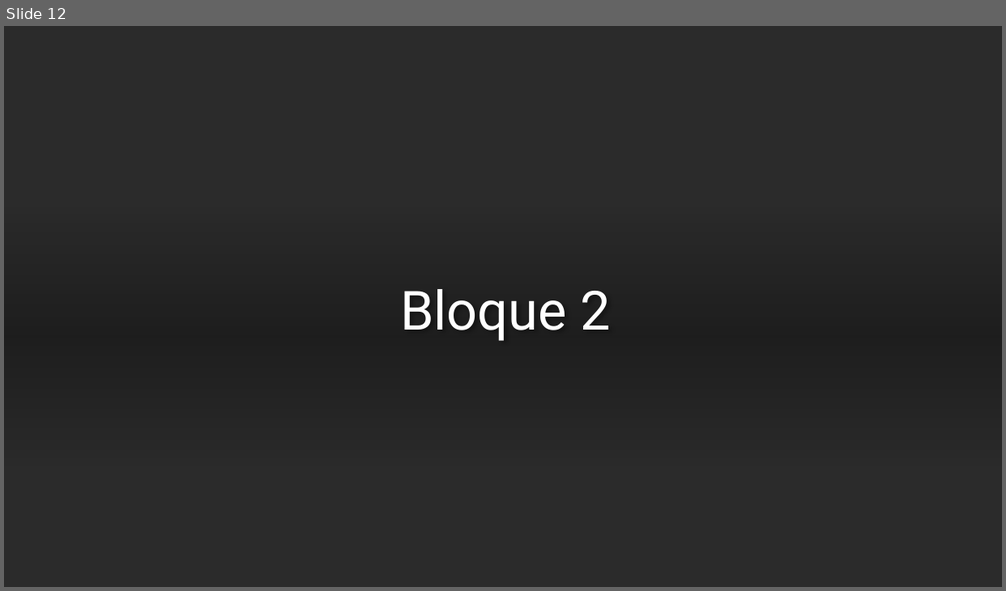
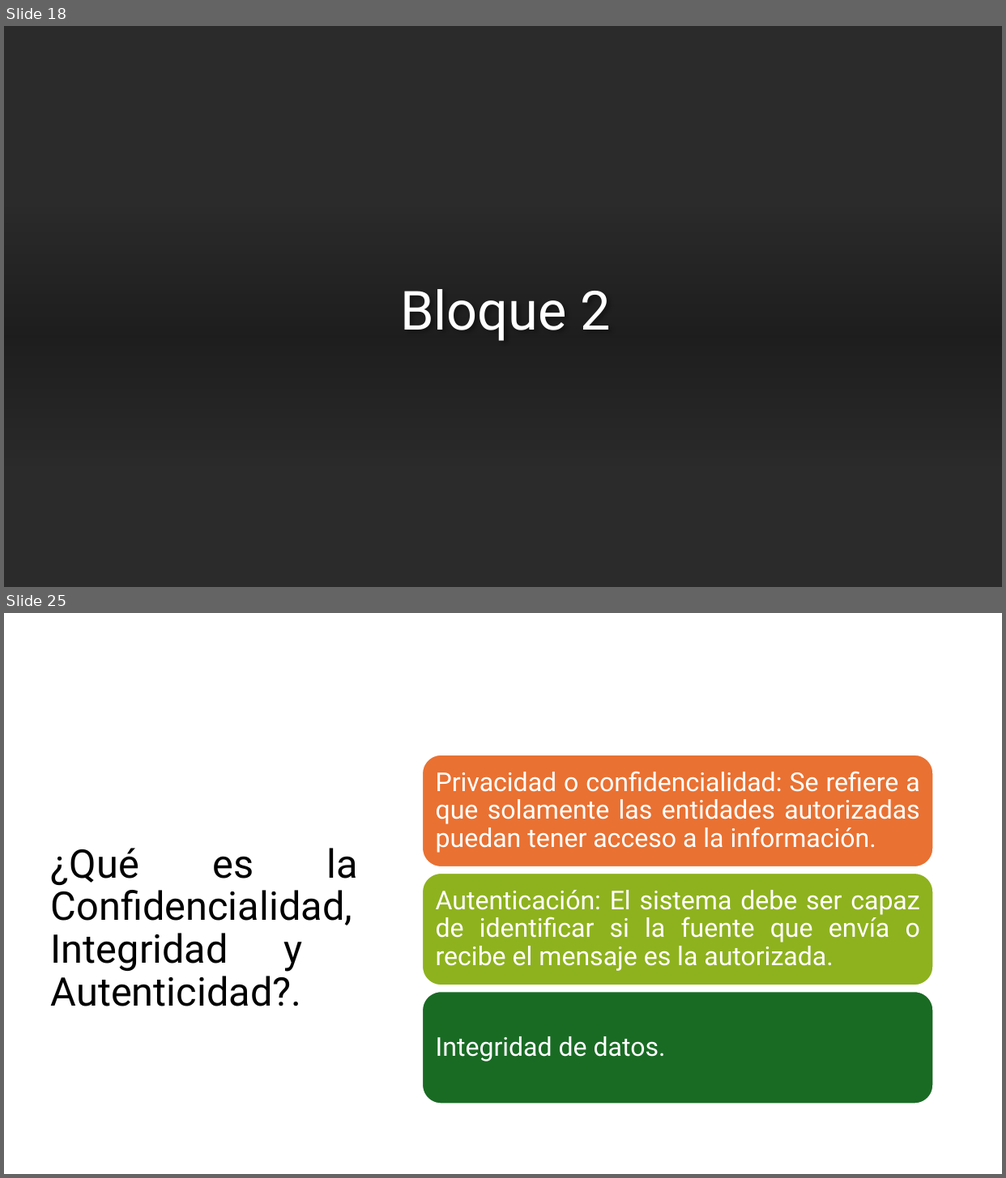
Before and after one commit to AlexPs06/CienciaViva2025-ICAP, a slide deck: Cifrado-Imagenes.pptx. Shown one above the other, each under a label of ours: slide 12 before the commit, slides 18 and 25 after it; the slides between them are not shown. The pictures are 1006x591 and 1006x1178 pixels, drawn with LibreOffice and Linux fonts; fonts in the diff are those of the drawing; background and template pictures are left out; a plain dark background stands for a picture behind light text. Boxes give left, top, right and bottom in pixels: in the first picture for what was removed or moved away, otherwise in the second. Text is boxed around its words. In the diff, an @@ line names an element or a change of style, - is before the commit and + after.

```diff
--- a/Cifrado-Imagenes.pptx
+++ b/Cifrado-Imagenes.pptx
@@ slide 25 added at bbox=[4, 613, 1002, 1174], background #FFFFFF @@
@@ title added at bbox=[51, 848, 358, 1007], 38 pt, text #000000 @@
+¿Qué es la Confidencialidad, Integridad y Autenticidad?.
@@ group added at bbox=[423, 755, 934, 1104]: 3 rounded rectangles, 3 texts @@
+Privacidad o confidencialidad: Se refiere a que solamente las entidades autorizadas puedan tener acceso a la información.
+Autenticación: El sistema debe ser capaz de identificar si la fuente que envía o recibe el mensaje es la autorizada.
+Integridad de datos.
@@ what was slide 12 is now slide 18 @@
```
Also in this commit, not shown: 16 slides changed, 19 other slides added, 2 slides removed, 4 other files.
